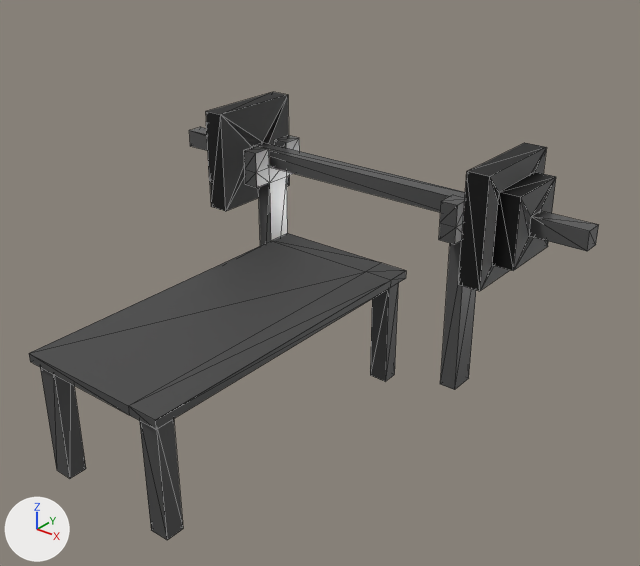
A saved change to the glTF model public/models/Bench.glb.
The view is the same before and after, from a camera (50 mm lens) standing at (114.47, 44.34, 10.26) and looking at (104.93, 56.27, 2.86). The lights are fixed; the arrows at lower left show +X, +Y and +Z. Mesh edges are drawn as thin lines. Where no turn or scale is listed for an object, it has been applied to the vertices. Vertices at the same position are counted once.

The first picture shows 'Weight_bar', 'Weight_bench'.
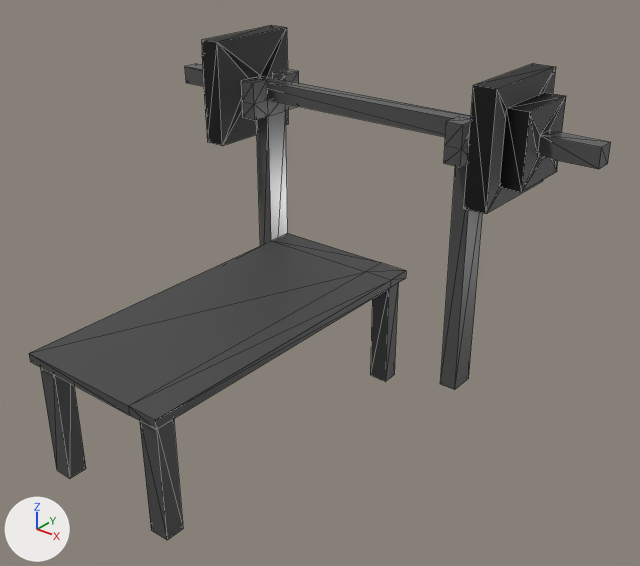
Commit message: Teleport player to bench

Edits to the scene script, one JSON object a line:
```json
{"block": "me_cube_017", "where": "me_cube_017.from_pydata(...)  # 105 vertices, 156 faces; spans x -2.64..2.83, y -3.43..4.68, z -2.41..1.89"}
{"block": "me_cube_017", "where": "# used by ob_weight_bench; location = (103.88, 54.99, 2.41)"}
{"block": "me_cube_017", "change": "me_cube_017 part 1: all 24 vertices in x -2.64..-2.28, y 3.18..4.68, z 1.09..1.89 are moved by (0.0, 0.0, 1.54)"}
{"block": "me_cube_017", "change": "me_cube_017 part 2: all 24 vertices in x 2.48..2.83, y 3.18..4.68, z 1.09..1.89 are moved by (0.0, 0.0, 1.54)"}
{"op": "set", "path": "ob_weight_bar.location", "old": "(103.97, 55.04, 2.41)", "new": "(103.97, 55.04, 3.96)"}
```

Where the change shows, as pixel boxes [x1, y1, x2, y2] in the pictures (640 x 566 px; the box of a moved part takes in the faces that stretch with it):
```json
{"object": "Weight_bench", "change": "reshaped", "before": [29, 135, 476, 540], "after": [29, 69, 483, 540], "on screen": "16% taller"}
{"object": "Weight_bar", "change": "moved", "before": [189, 92, 599, 291], "after": [185, 25, 611, 214]}
{"part": 1, "of": "me_cube_017", "change": "moved or reshaped", "before": [244, 135, 300, 246], "after": [241, 69, 299, 246]}
{"part": 2, "of": "me_cube_017", "change": "moved or reshaped", "before": [439, 195, 476, 390], "after": [440, 117, 483, 390]}
```
